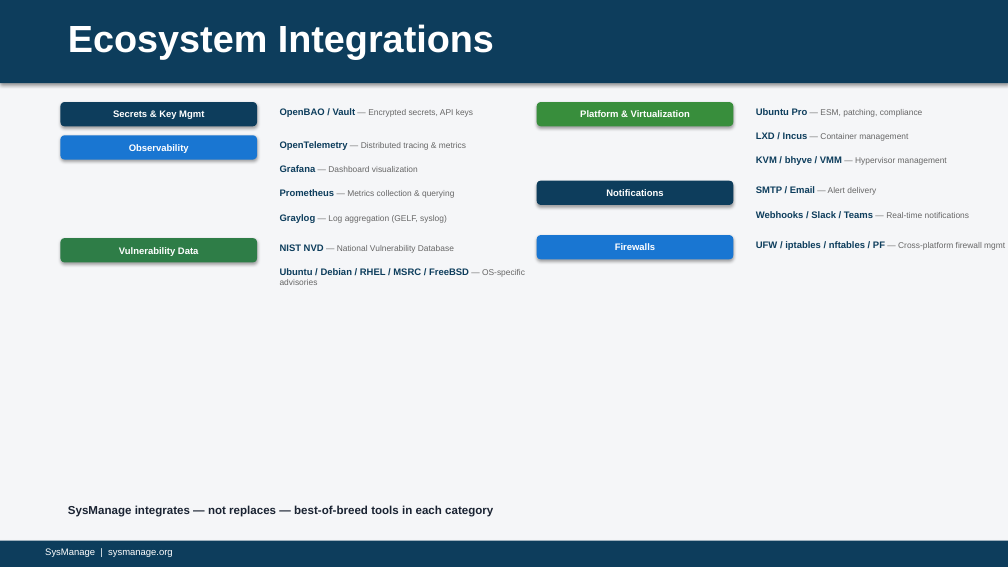
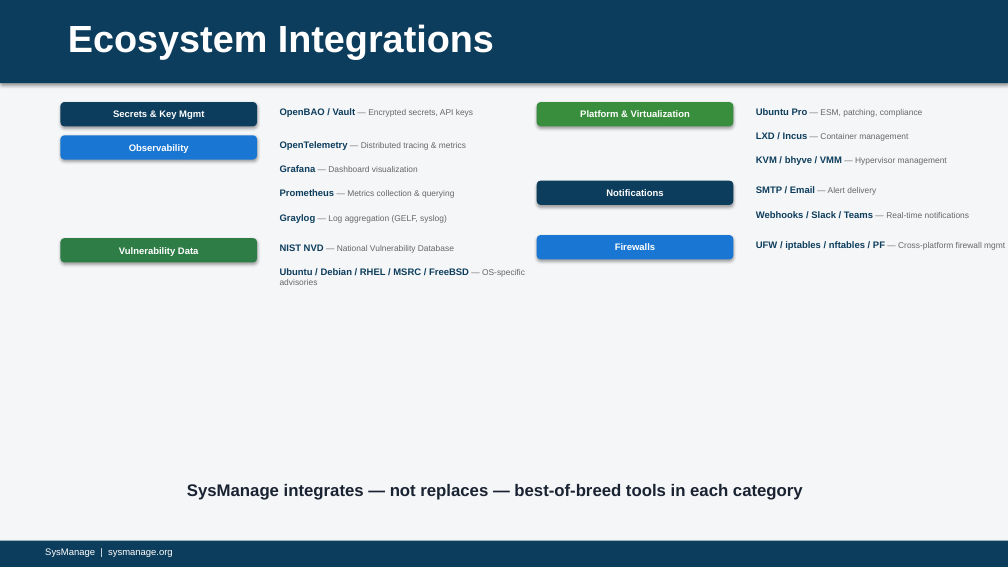
Before and after one commit to bceverly/sysmanage-docs, a slide deck: slide 17 of Presentations/SysManage.pptx. Drawn at 1008x567 pixels with LibreOffice and Linux fonts; fonts in the diff are those of the drawing. Boxes give left, top, right and bottom in pixels: in the first picture for what was removed or moved away, otherwise in the second. Text is boxed around its words. In the diff, an @@ line names an element or a change of style, - is before the commit and + after.

```diff
--- a/Presentations/SysManage.pptx
+++ b/Presentations/SysManage.pptx
@@ text "SysManage integrates — not replaces ...": place and size @@
-text "SysManage integrates — not replaces ..." at (68,505,493,517)
+text "SysManage integrates — not replaces ..." at (187,484,803,500)
@@ text "SysManage integrates — not replaces ..." at (187,484,803,500): size 11 to 16 pt; alignment left to centre @@
```
Also in this commit, not shown: 5 other slides changed, 2 slides added, 4 other files.
